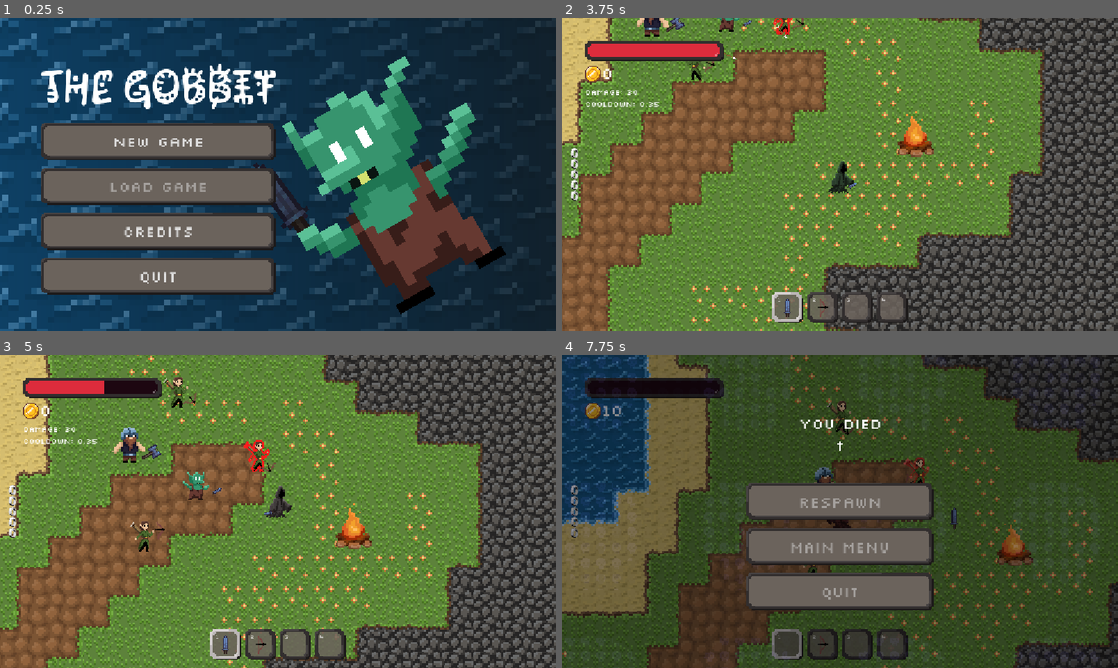
Above: before the commit, frames 1-4 (two rows, left to right).
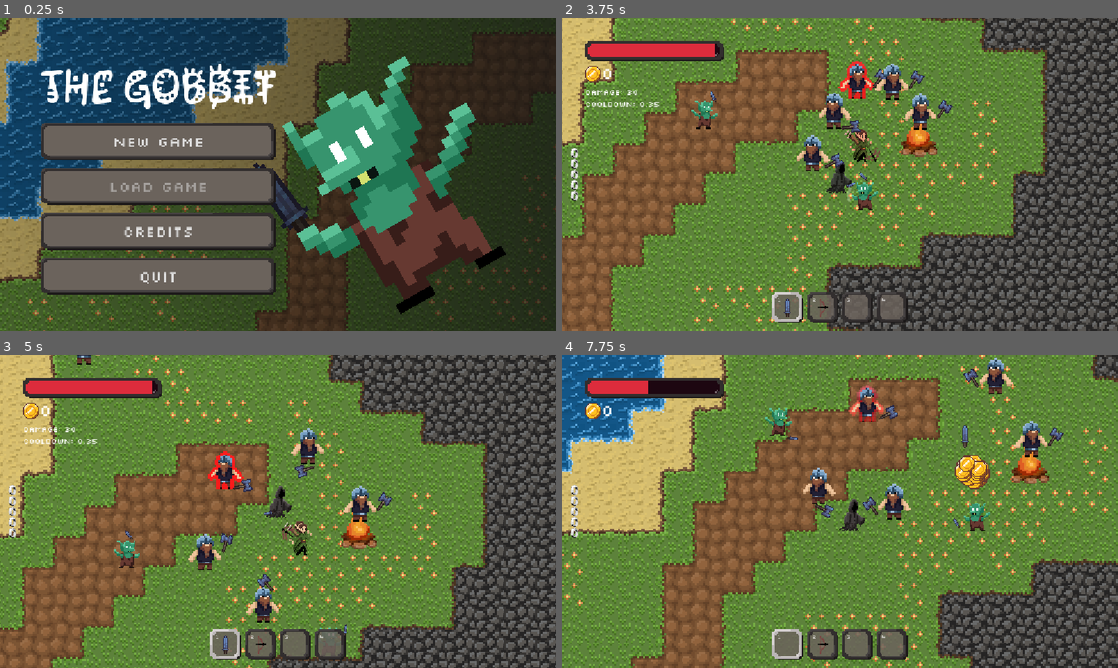
Above: after the commit, the same moments.

Repository: FileOfName/spongia-2026
Game: Godot game, scene res://assets/ui/main_menu/main_menu.tscn
Two runs of this game, one before a commit and one after it. Both use one fixed random seed, a clock stepped at 60 frames per second and the inputs below.
Inputs (mouse positions are in pixels of both pictures, inside the frame that each line leads up to):
- Up to frame 1 (0.25 s): no input
- Up to frame 2 (3.75 s): click "new game" at 0.5 s; tap Enter at 1.25 s; move the mouse to (962, 158) at 1.27 s; hold D (move_right) 1.28-2.03 s; click (962, 158) at 1.35 s; move the mouse to (728, 190) at 2.02 s; hold S (move_down) 2.03-2.78 s; tap G at 2.1 s; move the mouse to (895, 105) at 2.77 s; hold D (move_right) 2.78-3.5 s; tap 1 at 2.85 s; click "continue" at 3.5 s
- Up to frame 3 (5 s): move the mouse to (250, 574) at 4.27 s; hold W (move_up) from 4.28 s (still down); click (250, 574) at 4.35 s
- Up to frame 4 (7.75 s): move the mouse to (1006, 558) at 5.02 s; release W (move_up) at 5.03 s; hold A (move_left) 5.03-6.53 s; tap G at 5.1, 7.35 s; move the mouse to (673, 464) at 5.77 s; tap 1 at 5.85 s; move the mouse to (867, 511) at 6.52 s; hold S (move_down) 6.53-7.28 s; click (867, 511) at 6.6 s; move the mouse to (756, 433) at 7.27 s; hold D (move_right) from 7.28 s (still down)

The runs differ from the first frame. In frame 1, 46% of the frame differs, in the area x 0-100%, y 0-100%; in frame 2, 33%; in frame 3, 36%; in frame 4, 95%.

Commit message:
fix main menu and add a dedicated enemy spawner

Diff:
--- a/assets/ui/main_menu/main_menu.tscn
+++ b/assets/ui/main_menu/main_menu.tscn
@@ -24,8 +24,7 @@
 script = ExtResource("1_jix8l")
 
 [node name="Map" parent="." unique_id=239738697 instance=ExtResource("1_06t4h")]
-position = Vector2(-1544, -389)
-scale = Vector2(3, 3)
+position = Vector2(-2439, -699)
 
 [node name="Goblin" parent="." unique_id=176842737 instance=ExtResource("2_7vrkn")]
 position = Vector2(881, 491)
--- a/main_scene.tscn
+++ b/main_scene.tscn
@@ -3,6 +3,7 @@
 [ext_resource type="PackedScene" uid="uid://cgy5l4tp3a6ki" path="res://map/map.tscn" id="1_gyfs4"]
 [ext_resource type="Script" uid="uid://dhwgq7i2wsb20" path="res://camera.gd" id="2_d5x1h"]
 [ext_resource type="PackedScene" uid="uid://gnmc6doeugtd" path="res://entity/player/player.tscn" id="3_8mm7a"]
+[ext_resource type="Script" uid="uid://52bendvf0nlu" path="res://map/enemy_spawner.gd" id="3_wr18j"]
 [ext_resource type="Script" uid="uid://igrv05fr8r0s" path="res://hud.gd" id="5_7ycvg"]
 [ext_resource type="Script" uid="uid://of5y4wiyceil" path="res://debug_info.gd" id="5_8mm7a"]
 [ext_resource type="PackedScene" uid="uid://bilvmgvc1esl1" path="res://health_bar/health_bar.tscn" id="6_66tet"]
@@ -18,20 +19,26 @@
 
 [node name="Map" parent="." unique_id=239738697 instance=ExtResource("1_gyfs4")]
 
+[node name="Player" parent="Map" unique_id=214714032 instance=ExtResource("3_8mm7a")]
+position = Vector2(3637, 985)
+SPEED = 200.0
+MAX_HEALTH = 200.0
+INVULNERABILITY_SECONDS = 0.2
+
+[node name="EnemySpawner" type="Node2D" parent="Map" unique_id=672970685]
+script = ExtResource("3_wr18j")
+random_spawns = 40
+patrolky = 6
+base_count = 10
+
 [node name="Camera2D" type="Camera2D" parent="." unique_id=1772661912 node_paths=PackedStringArray("target")]
 position = Vector2(1873.9999, 421.99997)
 scale = Vector2(0.2, 0.2)
 script = ExtResource("2_d5x1h")
-target = NodePath("../Player")
+target = NodePath("../Map/Player")
 SPEED = 7.0
 MIN_TOP_LEFT = Vector2(-8, -8)
 MAX_BOTTOM_RIGHT = Vector2(9400, 6584)
-
-[node name="Player" parent="." unique_id=214714032 instance=ExtResource("3_8mm7a")]
-position = Vector2(3637, 985)
-SPEED = 200.0
-MAX_HEALTH = 200.0
-INVULNERABILITY_SECONDS = 0.2
 
 [node name="HUD" type="CanvasLayer" parent="." unique_id=1167556653]
 
@@ -43,7 +50,7 @@
 offset_right = 88.0
 offset_bottom = 88.0
 script = ExtResource("5_7ycvg")
-player = NodePath("../../Player")
+player = NodePath("../../Map/Player")
 
 [node name="HealthBar" parent="HUD/Control" unique_id=102016543 node_paths=PackedStringArray("entity") instance=ExtResource("6_66tet")]
 layout_mode = 0
@@ -56,7 +63,7 @@
 offset_bottom = 14.0
 grow_vertical = 1
 pivot_offset_ratio = Vector2(0, 0)
-entity = NodePath("../../../Player")
+entity = NodePath("../../../Map/Player")
 
 [node name="CoinIcon" type="TextureRect" parent="HUD/Control" unique_id=1398216639]
 layout_mode = 0
@@ -107,7 +114,7 @@
 grow_vertical = 2
 theme = SubResource("Theme_t2471")
 script = ExtResource("5_8mm7a")
-player = NodePath("../../Player")
+player = NodePath("../../Map/Player")
 
 [node name="CoinLabel" type="Label" parent="DebugInfo/Control" unique_id=1636654386]
 layout_mode = 0
@@ -138,7 +145,7 @@
 text = "Outro
 "
 
-[connection signal="on_death" from="Player" to="DeathScreen" method="show_death_screen"]
+[connection signal="on_death" from="Map/Player" to="DeathScreen" method="show_death_screen"]
 [connection signal="pressed" from="DebugInfo/Control/CoinBtn" to="DebugInfo/Control" method="_on_coin_button_pressed"]
 [connection signal="pressed" from="DebugInfo/Control/DeathBtn" to="DebugInfo/Control" method="_on_kill_btn_pressed"]
 [connection signal="pressed" from="DebugInfo/Control/OutroBtn" to="DebugInfo/Control" method="_on_outro_btn_pressed"]
--- a/map/enemy_spawner.gd
+++ b/map/enemy_spawner.gd
@@ -1,4 +1,4 @@
-extends TileMapLayer
+extends Node2D
 #mal by spawnovat iba ak nie je savegame.txt
 
 const ENEMY_SCENES := [
@@ -14,10 +14,9 @@
 @export var base_count = 5
 @export var base_size = Vector2i(4, 7)
 @export var group_radius = 150.0          # ako daleko od stredu -> px
-const MAP_FILE := "map.tscn"
 @export var _cells: Array[Vector2] = []            # kde sa mozu (aby sa nestala chyba s vonkajsim spawnom)
 
-
+@onready var _map: TileMapLayer = get_parent().get_node("TileMapLayer")
 
 
 
@@ -50,13 +49,13 @@
 func _ready() -> void:
 	_setup()
 func _setup() ->void:
-	for cell in get_used_cells():
-		if get_cell_atlas_coords(cell) in SPAWN_TILES:
-			_cells.append(to_global(map_to_local(cell)))
+	for cell in _map.get_used_cells():
+		if _map.get_cell_atlas_coords(cell) in SPAWN_TILES:
+			_cells.append(_map.to_global(_map.map_to_local(cell)))
 	if _cells.is_empty():
 		push_warning("Nenajdeee tily")
-		for cell in get_used_cells():
-			_cells.append(to_global(map_to_local(cell)))
+		for cell in _map.get_used_cells():
+			_cells.append(_map.to_global(_map.map_to_local(cell)))
 	_spawn_when_map_loaded()
 func _spawn_new() -> void:
 	if _cells.is_empty():
--- a/map/map.tscn
+++ b/map/map.tscn
@@ -1,7 +1,6 @@
 [gd_scene format=4 uid="uid://cgy5l4tp3a6ki"]
 
 [ext_resource type="TileSet" uid="uid://v6otf1mnvil6" path="res://map_tile_set.tres" id="1_lgq1i"]
-[ext_resource type="Script" uid="uid://52bendvf0nlu" path="res://map/enemy_spawner.gd" id="2_a0dt8"]
 [ext_resource type="PackedScene" uid="uid://dfnvlrlgkmasx" path="res://campfire.tscn" id="3_4hjbm"]
 [ext_resource type="PackedScene" uid="uid://dmb5tm8t6aplh" path="res://assets/slot_machine/slot_machine.tscn" id="4_kffv2"]
 
@@ -18,10 +17,6 @@
 scale = Vector2(4, 4)
 tile_map_data = PackedByteArray("AAAFAAMAAAALAAIAAAAFAAAAAAALAAIAAAAFAAEAAAALAAIAAAAFAAIAAAALAAIAAAAFAAQAAAALAAIAAAAFAA …(242176 unchanged characters)…
 tile_set = ExtResource("1_lgq1i")
-script = ExtResource("2_a0dt8")
-random_spawns = 40
-patrolky = 6
-base_count = 10
 
 [node name="Bounds" type="Node2D" parent="." unique_id=1882624566]
 scale = Vector2(4, 4)
